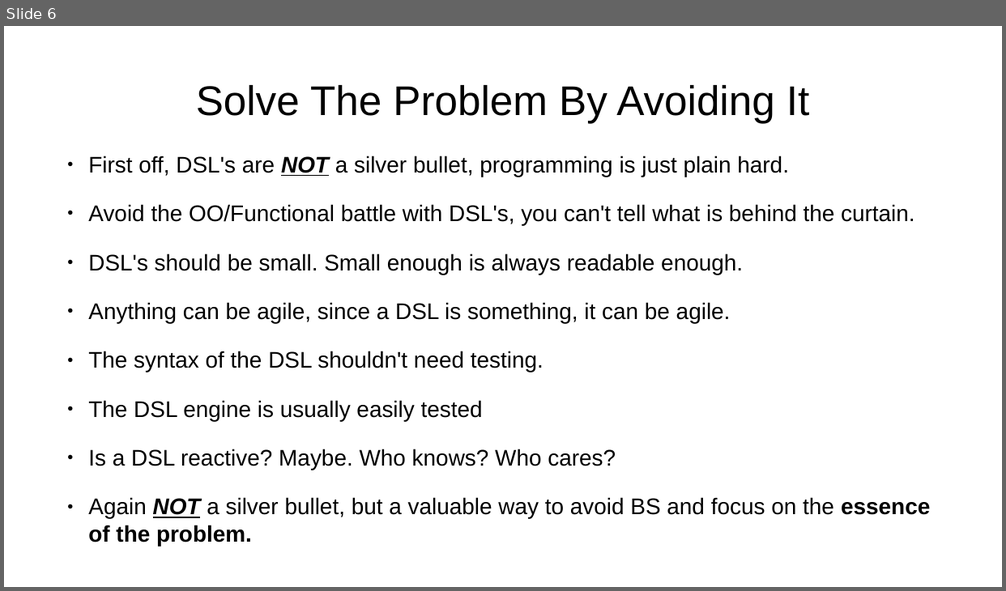
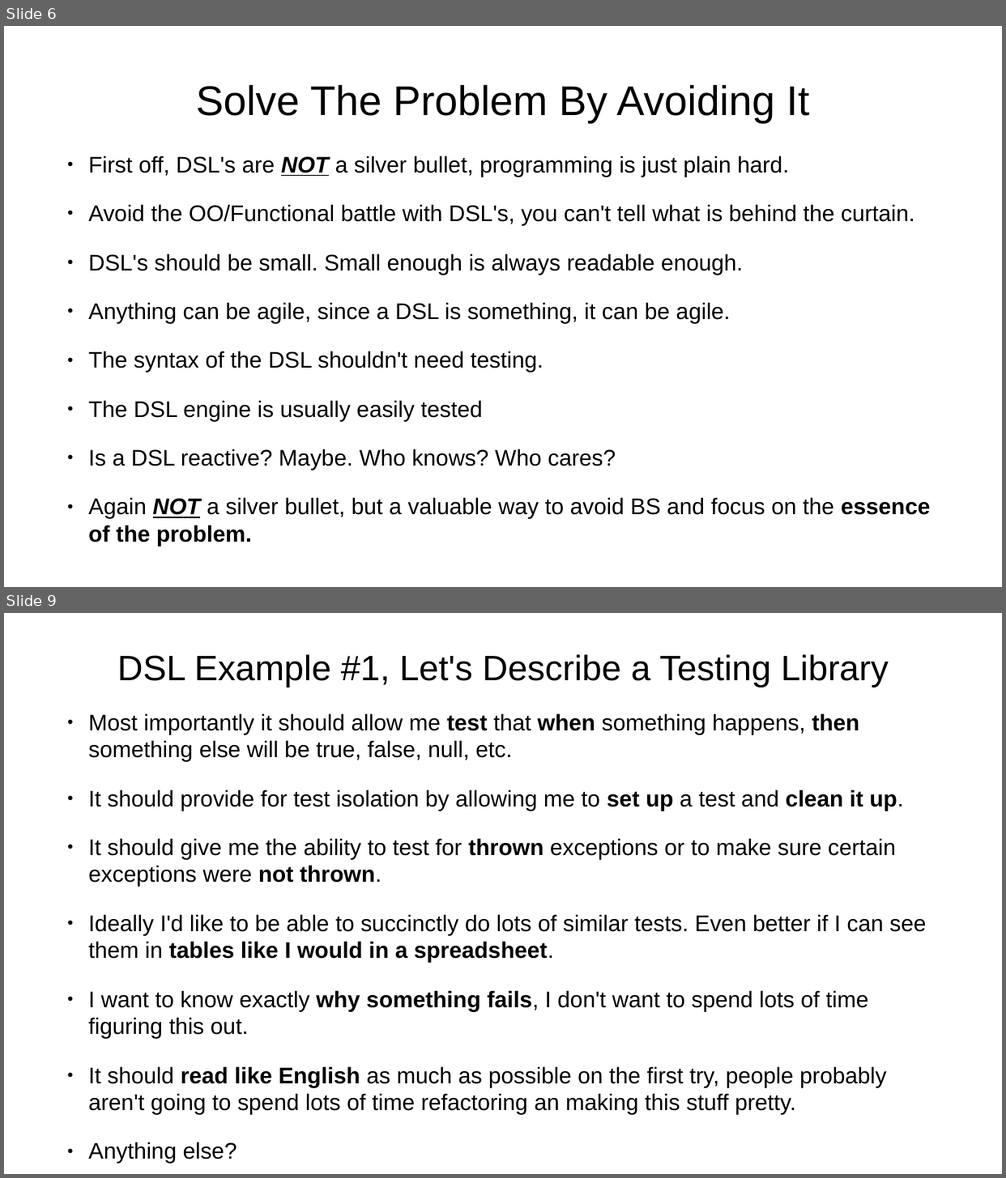
Before and after one commit to dwclark/modern-dsls, a slide deck: presentation.odp. Shown one above the other, each under a label of ours: slide 6 before the commit, slides 6 and 9 after it; the slides between them are not shown. The pictures are 1006x591 and 1006x1178 pixels, drawn with LibreOffice and Linux fonts; fonts in the diff are those of the drawing. Boxes give left, top, right and bottom in pixels: in the first picture for what was removed or moved away, otherwise in the second. Text is boxed around its words. In the diff, an @@ line names an element or a change of style, - is before the commit and + after.

```diff
--- a/presentation.odp
+++ b/presentation.odp
@@ slide 9 added at (4,613,1002,1174), background #FFFFFF @@
@@ title added at (117,654,889,688), 28 pt, text #000000 @@
+DSL Example #1, Let's Describe a Testing Library
@@ text added at (88,713,926,1160), 18 pt, text #000000 @@
+● Most importantly it should allow me test that when something happens, then something else will be true, false, null, etc.
+● It should provide for test isolation by allowing me to set up a test and clean it up.
+● It should give me the ability to test for thrown exceptions or to make sure certain exceptions were not thrown.
+● Ideally I'd like to be able to succinctly do lots of similar tests. Even better if I can see them in tables like I would in a spreadsheet.
+● I want to know exactly why something fails, I don't want to spend lots of time figuring this out.
+● It should read like English as much as possible on the first try, people probably aren't going to spend lots of time refactoring an making this stuff pretty.
+● Anything else?
```
Also in this commit, not shown: 3 slides changed, 8 other slides added, 1 other file.
